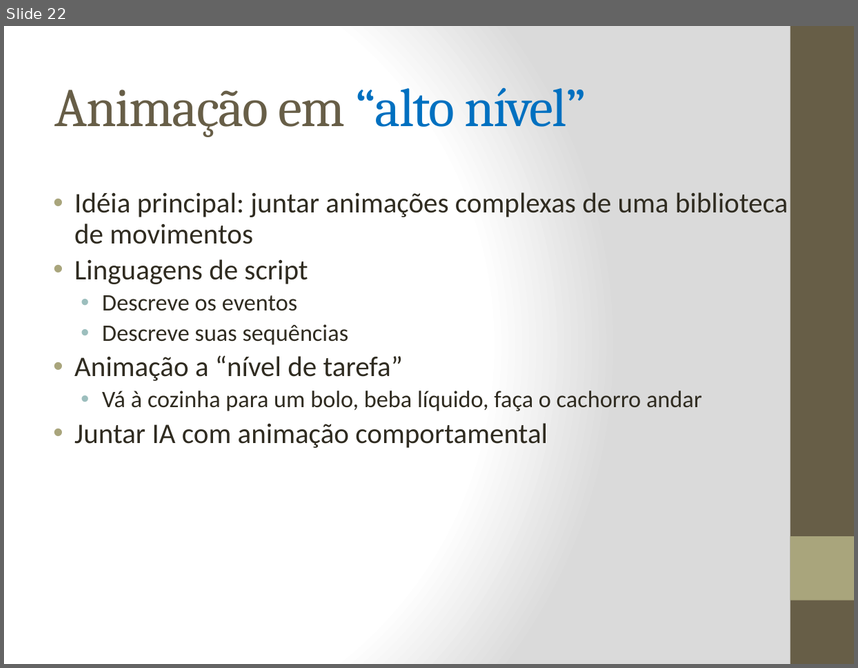
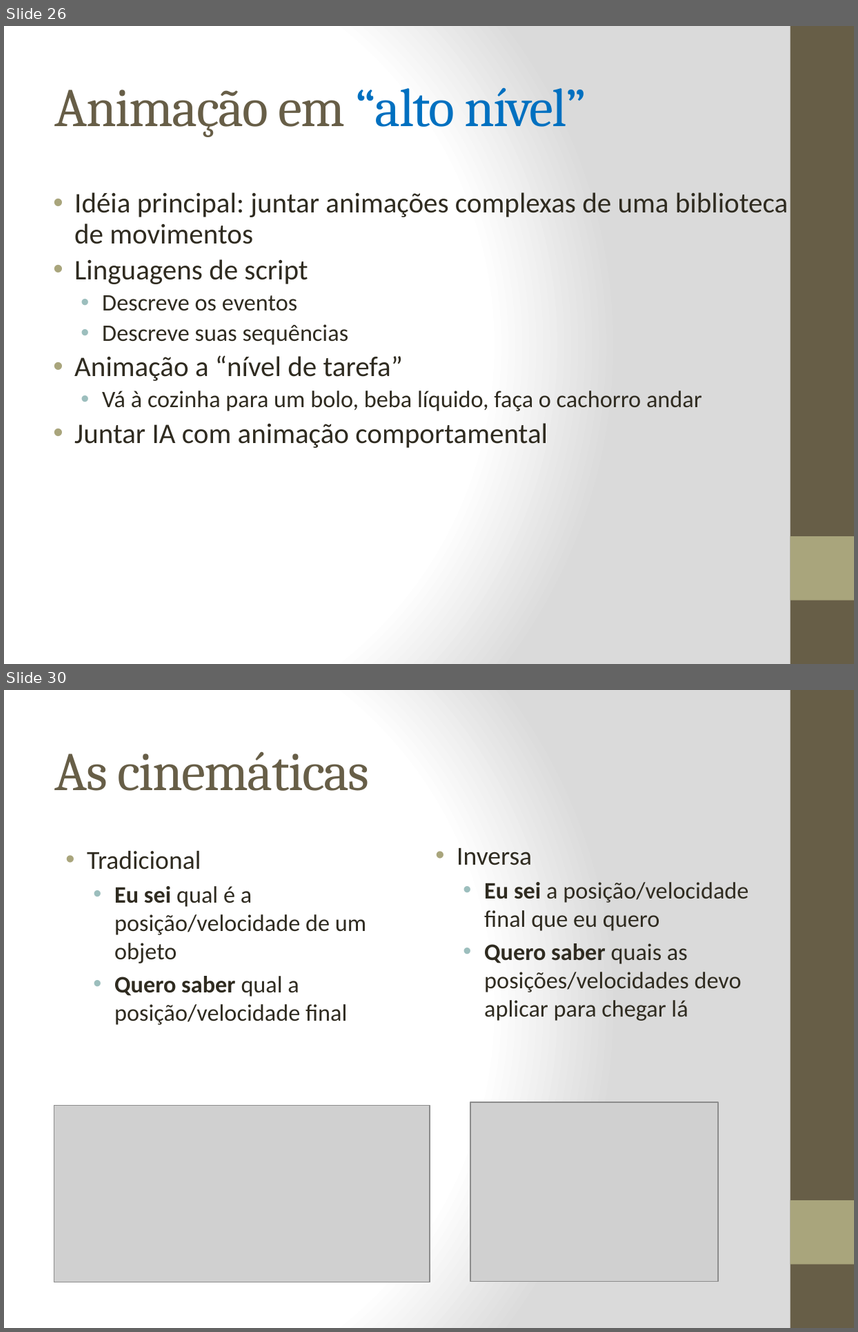
Before and after one commit to fegemo/cefet-cg, a slide deck: attachments/AnimacaoFlavioCoutinho.pptx. Shown one above the other, each under a label of ours: slide 22 before the commit, slides 26 and 30 after it; the slides between them are not shown. The pictures are 858x668 and 858x1332 pixels, drawn with LibreOffice and Linux fonts; fonts in the diff are those of the drawing; grey boxes stand for pictures. Boxes give left, top, right and bottom in pixels: in the first picture for what was removed or moved away, otherwise in the second. Text is boxed around its words. In the diff, an @@ line names an element or a change of style, - is before the commit and + after.

```diff
--- a/attachments/AnimacaoFlavioCoutinho.pptx
+++ b/attachments/AnimacaoFlavioCoutinho.pptx
@@ slide 30 added at <box>4,690,854,1328</box>, background gradient #FFFFFF to #DADADA; not listed: 2 template elements that a slide beside it also shows @@
@@ title added at <box>55,751,370,791</box>, 46 pt, text #675E47 @@
+As cinemáticas
@@ text added at <box>87,851,366,1025</box>, 20 pt, text #2F2B20 @@
+• Tradicional
+  • Eu sei qual é a posição/velocidade de um objeto
+  • Quero saber qual a posição/velocidade final
@@ text added at <box>457,848,749,1021</box>, 20 pt, text #2F2B20 @@
+• Inversa
+  • Eu sei a posição/velocidade final que eu quero
+  • Quero saber quais as posições/velocidades devo aplicar para chegar lá
@@ picture added at <box>470,1103,718,1281</box> @@
@@ picture added at <box>54,1105,430,1281</box> @@
@@ what was slide 22 is now slide 26 @@
```
Also in this commit, not shown: 4 slides changed, 8 other slides added, 10 other files.
